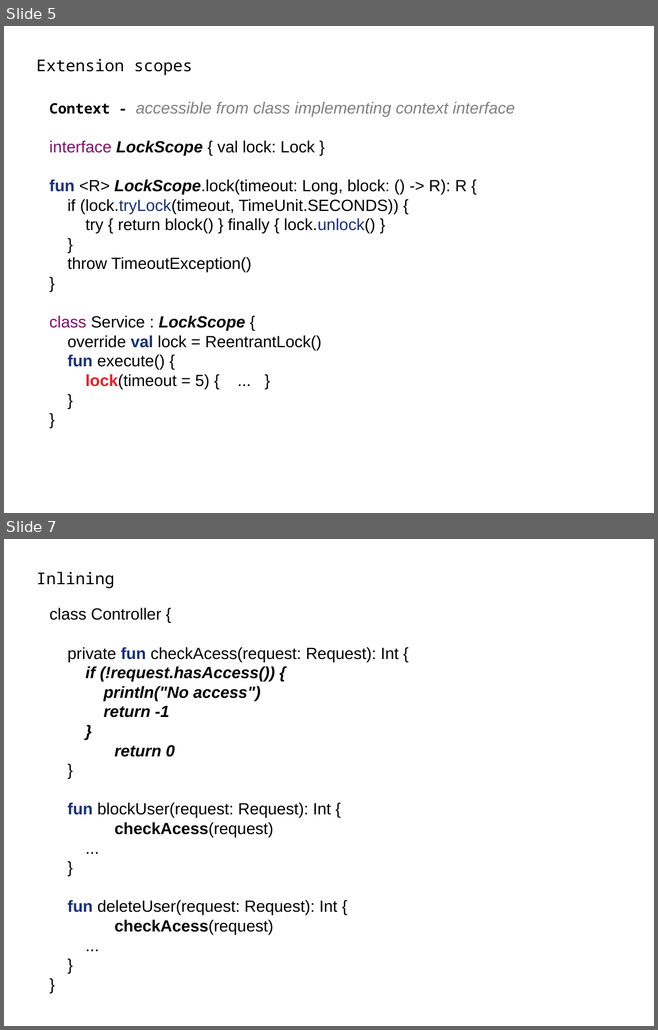
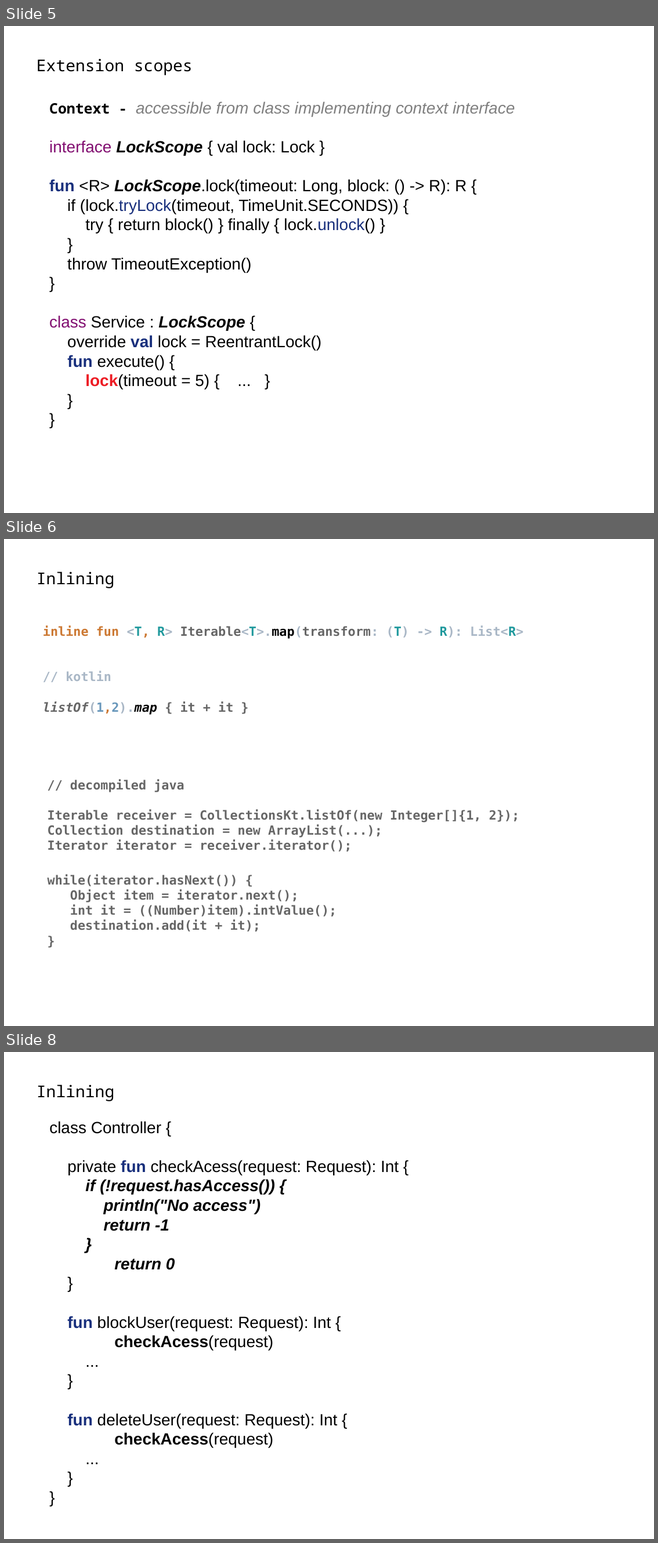
Before and after one commit to rokusjar/KotlinSkoleni, a slide deck: slides/Kotlin - 9. More about Extensions.pptx. Shown one above the other, each under a label of ours: slides 5 and 7 before the commit, slides 5, 6 and 8 after it; the slides between them are not shown. The pictures are 658x1030 and 658x1543 pixels, drawn with LibreOffice and Linux fonts; fonts in the diff are those of the drawing; background and template pictures are left out. Boxes give left, top, right and bottom in pixels: in the first picture for what was removed or moved away, otherwise in the second. Text is boxed around its words. In the diff, an @@ line names an element or a change of style, - is before the commit and + after.

Commit message:
slides - 9 more extensions - map inline example

```diff
--- a/slides/Kotlin - 9. More about Extensions.pptx
+++ b/slides/Kotlin - 9. More about Extensions.pptx
@@ slide 6 added at (x1=4, y1=539, x2=654, y2=1026), background #FFFFFF @@
@@ text added at (x1=36, y1=571, x2=114, y2=588), 18 pt, text #000000 @@
+Inlining
@@ text added at (x1=43, y1=625, x2=523, y2=715), 14 pt, text #A9B7C6, bold @@
+inline fun <T, R> Iterable<T>.map(transform: (T) -> R): List<R>
+// kotlin
+listOf(1,2).map { it + it }
@@ text added at (x1=48, y1=779, x2=519, y2=932), 14 pt, text #666666, bold @@
+// decompiled java
+Iterable receiver = CollectionsKt.listOf(new Integer[]{1, 2});
+Collection destination = new ArrayList(...);
+Iterator iterator = receiver.iterator();
+while(iterator.hasNext()) {
+Object item = iterator.next();
+int it = ((Number)item).intValue();
+destination.add(it + it);
+}
@@ what was slide 7 is now slide 8 @@
```
Also in this commit, not shown: 1 slide changed.
